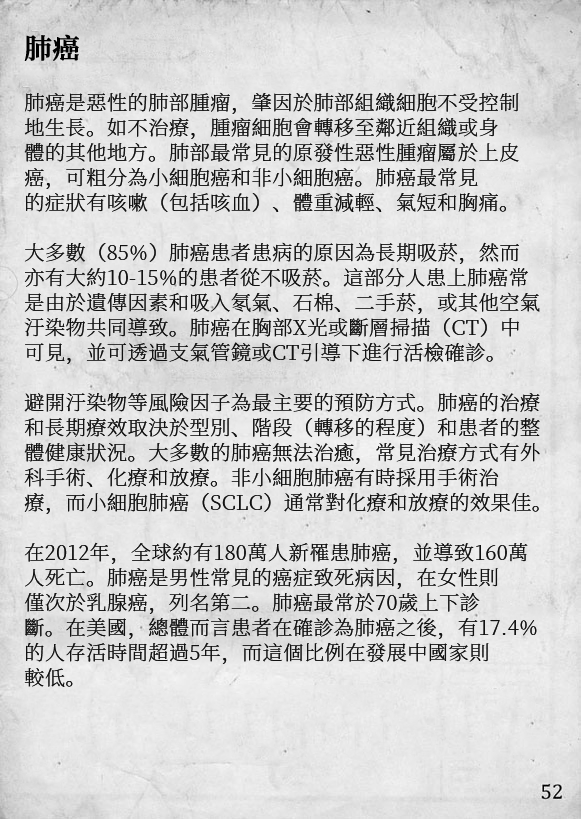
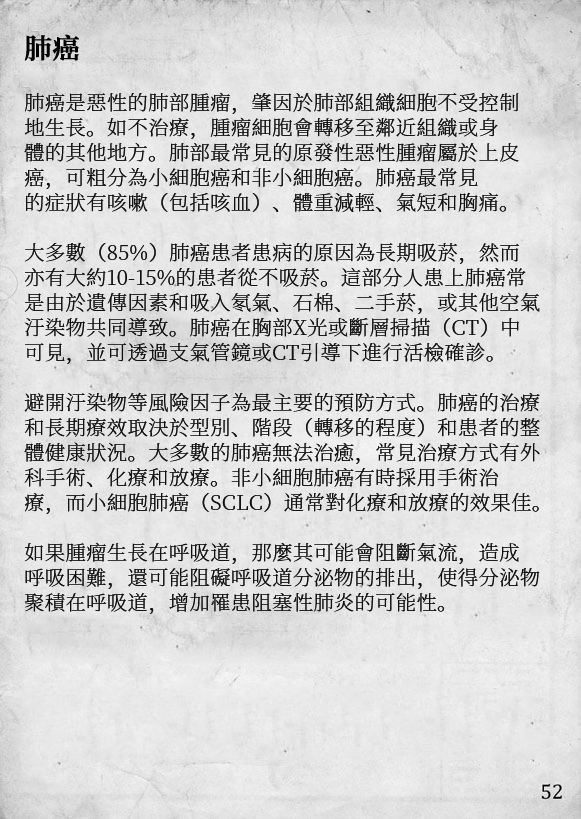
Revision of a layered 581 x 819 image; what changed, layer by layer:
painted on "肺癌 肺癌是惡性的肺部腫瘤，肇因於肺部組織細胞不受控制 地生長。如不治療，腫瘤細胞會轉移至鄰近組織或身 體的其他地方。肺部最" over [24, 34, 540, 687]
